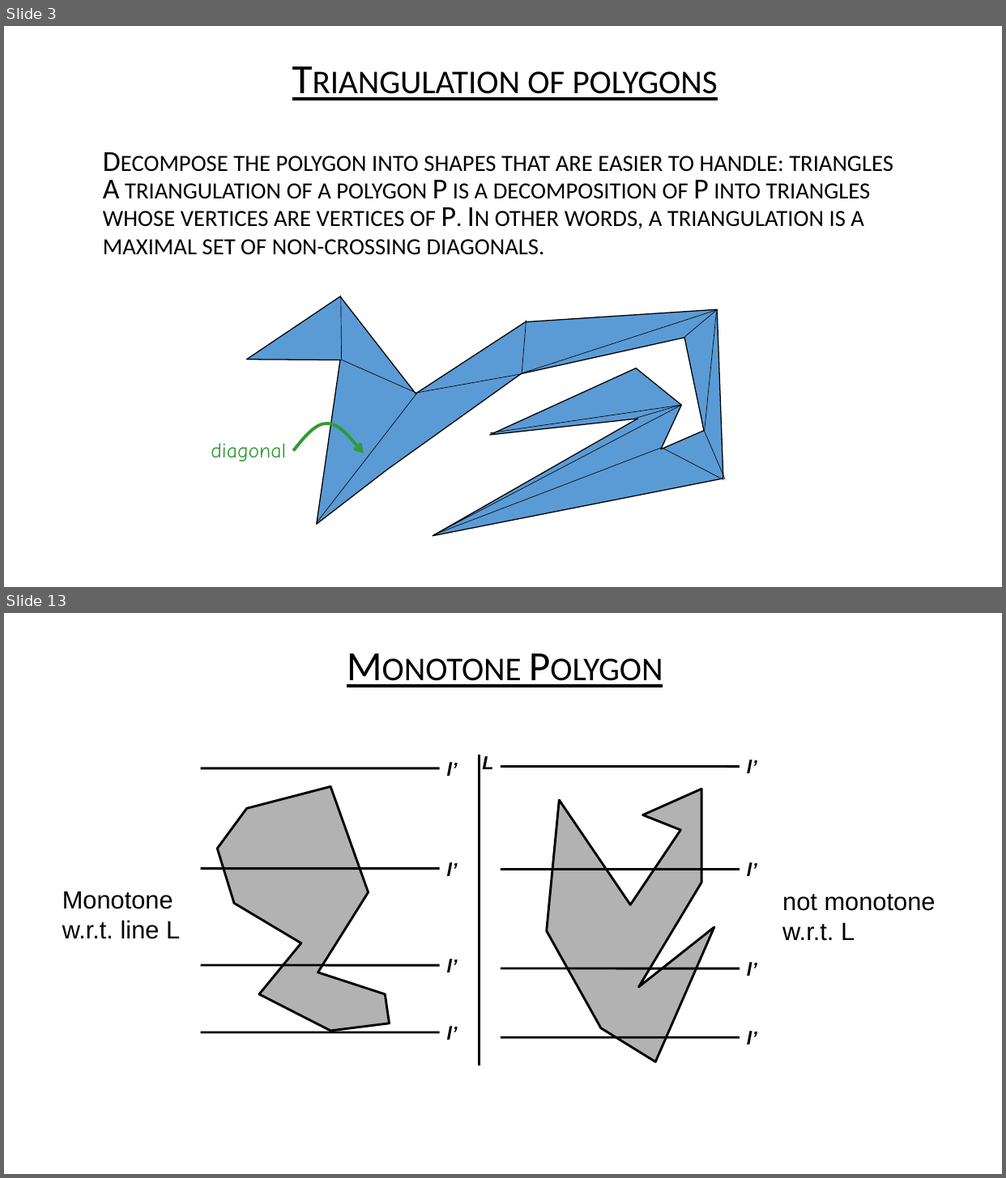
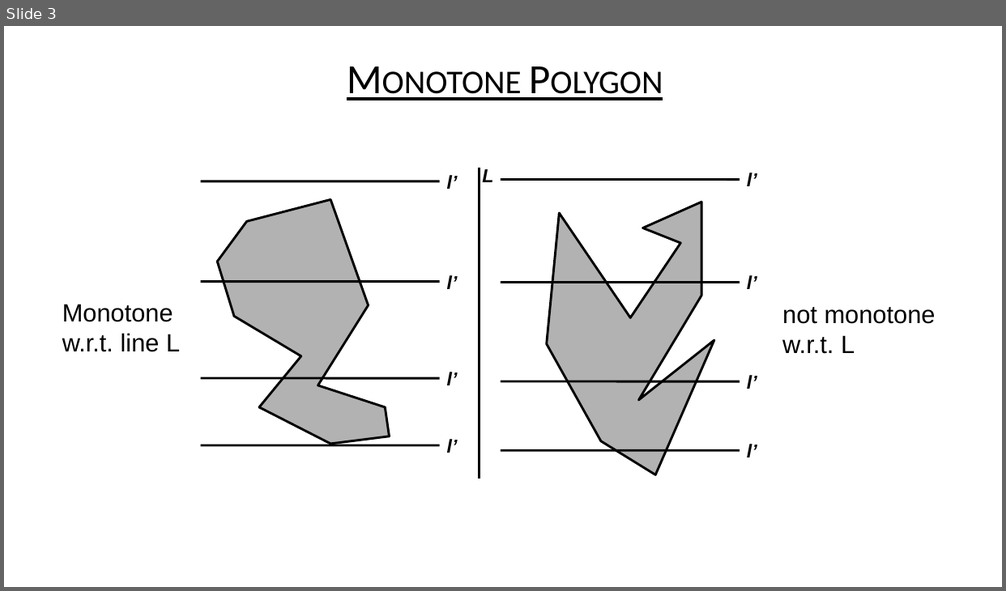
Before and after one commit to USFDataVisualization/Computational-Geometry-Lecture, a slide deck: M11-polygon_partitioning.pptx. Shown one above the other, each under a label of ours: slides 3 and 13 before the commit, slide 3 after it; the slides between them are not shown. The pictures are 1006x1178 and 1006x591 pixels, drawn with LibreOffice and Linux fonts; fonts in the diff are those of the drawing; background and template pictures are left out. Boxes give left, top, right and bottom in pixels: in the first picture for what was removed or moved away, otherwise in the second. Text is boxed around its words. In the diff, an @@ line names an element or a change of style, - is before the commit and + after.

```diff
--- a/M11-polygon_partitioning.pptx
+++ b/M11-polygon_partitioning.pptx
@@ slide 3 removed at (x1=4, y1=26, x2=1002, y2=587), background #FFFFFF @@
@@ text removed at (x1=527, y1=71, x2=718, y2=101) @@
-• Triangulation of polygons
@@ text removed at (x1=103, y1=156, x2=893, y2=255) @@
-• Decompose the polygon into shapes that are easier to handle: triangles
-• A triangulation of a polygon P is a decomposition of P into triangles whose vertices are vertices of P. In other words, a triangulation is a maximal set of non-crossing diagonals.
@@ group removed at (x1=211, y1=296, x2=725, y2=536): 14 lines, 2 freeform shapes, 1 text @@
-diagonal
@@ what was slide 13 is now slide 3 @@
```
Also in this commit, not shown: 2 slides changed, 31 other slides removed, 33 other files.
